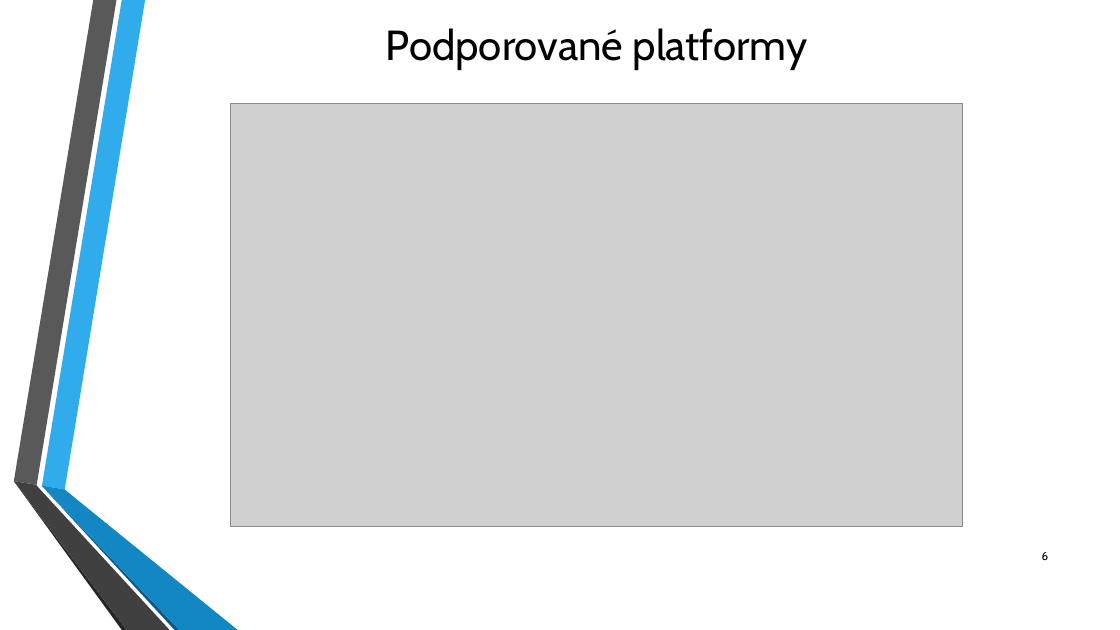
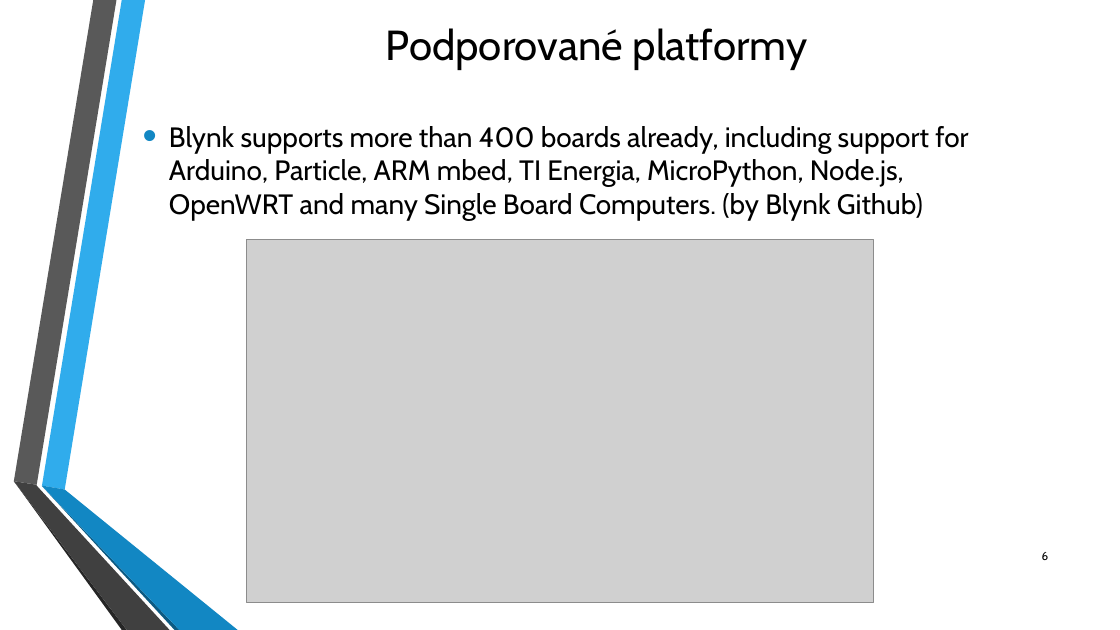
Before and after one commit to fablab-brno/Arduino-Akademie, a slide deck: slide 6 of Workshop 4/Arduino_Workshop_FabLab_4.pptx. Drawn at 1120x630 pixels with LibreOffice and Linux fonts; fonts in the diff are those of the drawing; grey boxes stand for pictures; background and template pictures are left out. Boxes give left, top, right and bottom in pixels: in the first picture for what was removed or moved away, otherwise in the second. Text is boxed around its words. In the diff, an @@ line names an element or a change of style, - is before the commit and + after.

Commit message:
Update
- new sktech for Blynk 2.0
- updated presentation (PPTX & PDF)

```diff
--- a/Workshop 4/Arduino_Workshop_FabLab_4.pptx
+++ b/Workshop 4/Arduino_Workshop_FabLab_4.pptx
@@ text added at [169,126,968,220], 24 pt, text #000000 @@
+• Blynk supports more than 400 boards already, including support for Arduino, Particle, ARM mbed, TI Energia, MicroPython, Node.js, OpenWRT and many Single Board Computers. (by Blynk Github)
@@ picture: place and size @@
-picture at [231,103,963,527]
+picture at [247,239,874,602]
```
Also in this commit, not shown: 13 other slides changed, 4 slides added, 1 slide removed, 2 other files.
